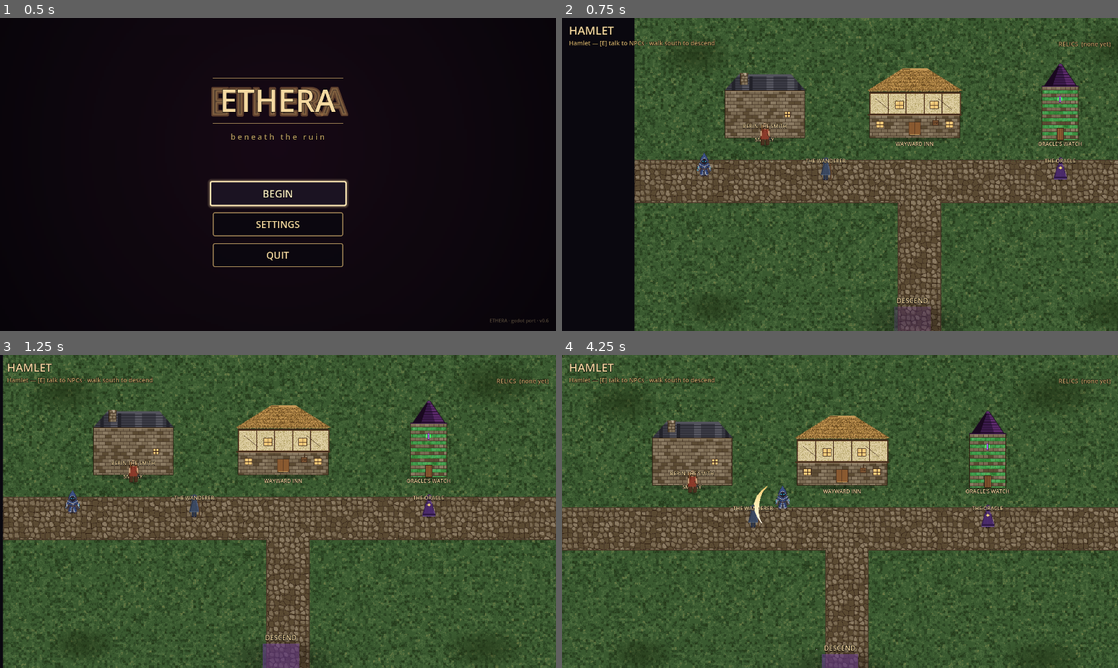
Above: before the commit, frames 1-4 (two rows, left to right).
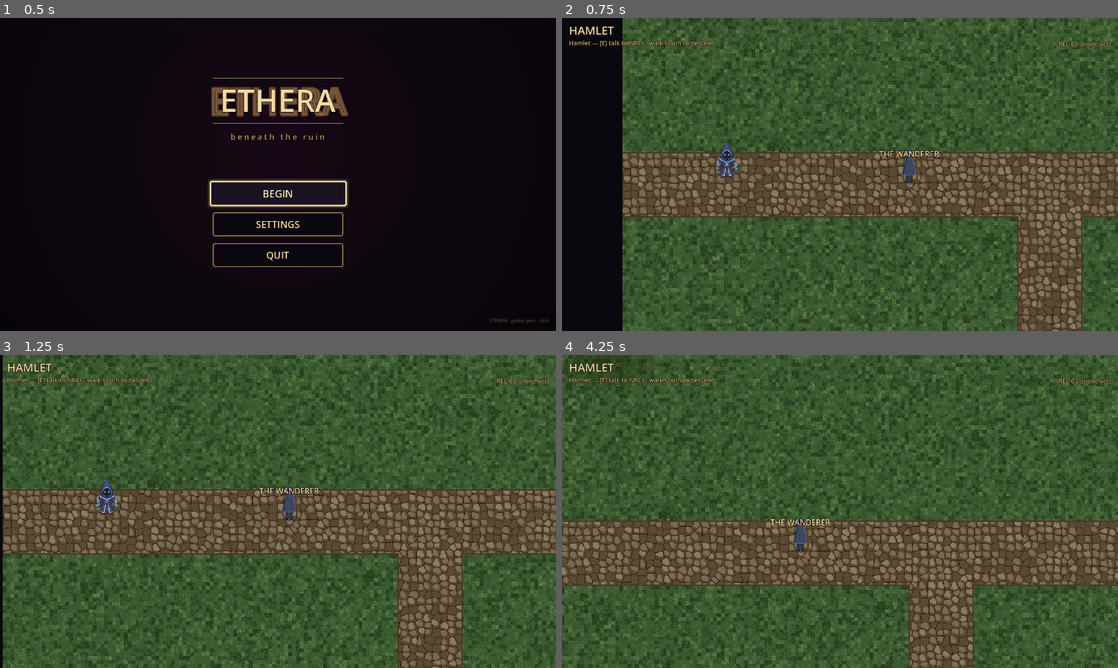
Above: after the commit, the same moments.

Repository: alitaghva1/ethera
Game: Godot game, scene res://scenes/main_menu.tscn
Same seed, same stepped clock (60 frames per second), same inputs: the game is played once before the commit and once after it.
Inputs (mouse positions are in pixels of both pictures, inside the frame that each line leads up to):
- Up to frame 1 (0.5 s): no input
- Up to frame 2 (0.75 s): click "BEGIN" at 0.5 s
- Up to frame 3 (1.25 s): no input
- Up to frame 4 (4.25 s): tap Enter at 1.25 s; move the mouse to (962, 495) at 1.27 s; press the mouse at (962, 495) at 1.28 s; hold D (move_right) 1.28-2 s; release the mouse at (962, 495) at 2 s; drag from (728, 527) to (990, 517) at 2.02 s; move the mouse to (895, 442) at 2.77 s; hold D (move_right) 2.78-3.5 s; tap Shift (dash_strike) at 2.85 s; drag from (812, 574) to (689, 492) at 3.52 s

Frame 1 is identical in both runs. In frame 2, 39% of the frame differs, in the area x 10-100%, y 0-100%; in frame 3, 40%; in frame 4, 44%, in the area x 0-100%, y 0-100%.

Commit message:
feat(godot iter-10a): hamlet camera zoom 1.5x + label fixes + Y-sort
User feedback: hamlet feels worse than before despite new pixel-art
assets. First-pass fixes targeting composition + readability:

CAMERA
  • Hero's Camera2D zoom 1.0 → 1.5 in the hamlet ONLY (dungeon stays
    at 1.0 for combat readability). 1.5 is integer-friendly for
    pixel-art (32-px tile → 48-px screen) so the floor pattern stays
    crisp.
  • Visible viewport tightens to ~853×512 in world units, framing the
    village more intimately. Buildings dominate the frame, NPCs read
    at proper size relative to architecture.

LABELS
  • SMITHY / WAYWARD INN / ORACLE'S WATCH labels were positioned for
    the old Panel placeholders (offset_top 295-305). The new pixel-
    art sprites are larger; labels were clipping INSIDE the building
    silhouettes. Moved them to y=320/320/328 with wider offsets to
    fit the longer names, font size 12 → 13, outline 3 → 4.

Y-SORT
  • root Hamlet node now has y_sort_enabled = true. Children render
    in Y order so the hero walking NORTH of a building base gets
    occluded by the building correctly (instead of always rendering
    on top regardless of position). Same for NPCs.

In-flight: a decor agent generating fence/lamp/signpost/barrel/well/
bush/cart/drop-shadow sprite assets — lands in iter-10b along with
the integration of those props into hamlet.tscn.

Co-Authored-By: Claude Opus 4.7 (1M context) <noreply@anthropic.com>

Diff:
--- a/slime-depths-godot/scenes/hamlet.tscn
+++ b/slime-depths-godot/scenes/hamlet.tscn
@@ -33,6 +33,7 @@
 border_color = Color(0.62, 0.45, 0.30, 1)
 
 [node name="Hamlet" type="Node2D"]
+y_sort_enabled = true
 script = ExtResource("1_script")
 
 [node name="Background" type="Sprite2D" parent="."]
@@ -77,40 +78,42 @@
 shape = SubResource("wall_h")
 scale = Vector2(0.078, 4.8)
 
-; Building name labels — small wooden signs above each entry.
+; Building name labels — positioned BELOW each new pixel-art sprite
+; (iter-9a). Smithy/Tavern bottom edges sit at y≈310, Tower at y≈316.
+; Labels sit a few pixels under that with outline for readability.
 [node name="SmithLabel" type="Label" parent="Buildings"]
-offset_left = 240.0
-offset_top = 295.0
-offset_right = 360.0
-offset_bottom = 320.0
-theme_override_font_sizes/font_size = 12
-theme_override_colors/font_color = Color(0.96, 0.85, 0.63, 1)
-theme_override_colors/font_outline_color = Color(0, 0, 0, 0.95)
-theme_override_constants/outline_size = 3
+offset_left = 220.0
+offset_top = 320.0
+offset_right = 380.0
+offset_bottom = 344.0
+theme_override_font_sizes/font_size = 13
+theme_override_colors/font_color = Color(0.96, 0.85, 0.63, 1)
+theme_override_colors/font_outline_color = Color(0, 0, 0, 0.95)
+theme_override_constants/outline_size = 4
 text = "SMITHY"
 horizontal_alignment = 1
 
 [node name="TavernLabel" type="Label" parent="Buildings"]
-offset_left = 575.0
-offset_top = 305.0
-offset_right = 715.0
-offset_bottom = 330.0
-theme_override_font_sizes/font_size = 12
-theme_override_colors/font_color = Color(0.96, 0.85, 0.63, 1)
-theme_override_colors/font_outline_color = Color(0, 0, 0, 0.95)
-theme_override_constants/outline_size = 3
+offset_left = 530.0
+offset_top = 320.0
+offset_right = 760.0
+offset_bottom = 344.0
+theme_override_font_sizes/font_size = 13
+theme_override_colors/font_color = Color(0.96, 0.85, 0.63, 1)
+theme_override_colors/font_outline_color = Color(0, 0, 0, 0.95)
+theme_override_constants/outline_size = 4
 text = "WAYWARD INN"
 horizontal_alignment = 1
 
 [node name="TowerLabel" type="Label" parent="Buildings"]
-offset_left = 920.0
-offset_top = 305.0
-offset_right = 1040.0
-offset_bottom = 330.0
-theme_override_font_sizes/font_size = 12
-theme_override_colors/font_color = Color(0.96, 0.85, 0.63, 1)
-theme_override_colors/font_outline_color = Color(0, 0, 0, 0.95)
-theme_override_constants/outline_size = 3
+offset_left = 880.0
+offset_top = 328.0
+offset_right = 1080.0
+offset_bottom = 352.0
+theme_override_font_sizes/font_size = 13
+theme_override_colors/font_color = Color(0.96, 0.85, 0.63, 1)
+theme_override_colors/font_outline_color = Color(0, 0, 0, 0.95)
+theme_override_constants/outline_size = 4
 text = "ORACLE'S WATCH"
 horizontal_alignment = 1
 
@@ -172,6 +175,7 @@
 position = Vector2(160, 384)
 
 [node name="Camera2D" type="Camera2D" parent="Hero"]
+zoom = Vector2(1.5, 1.5)
 limit_left = 0
 limit_top = 0
 limit_right = 1280
